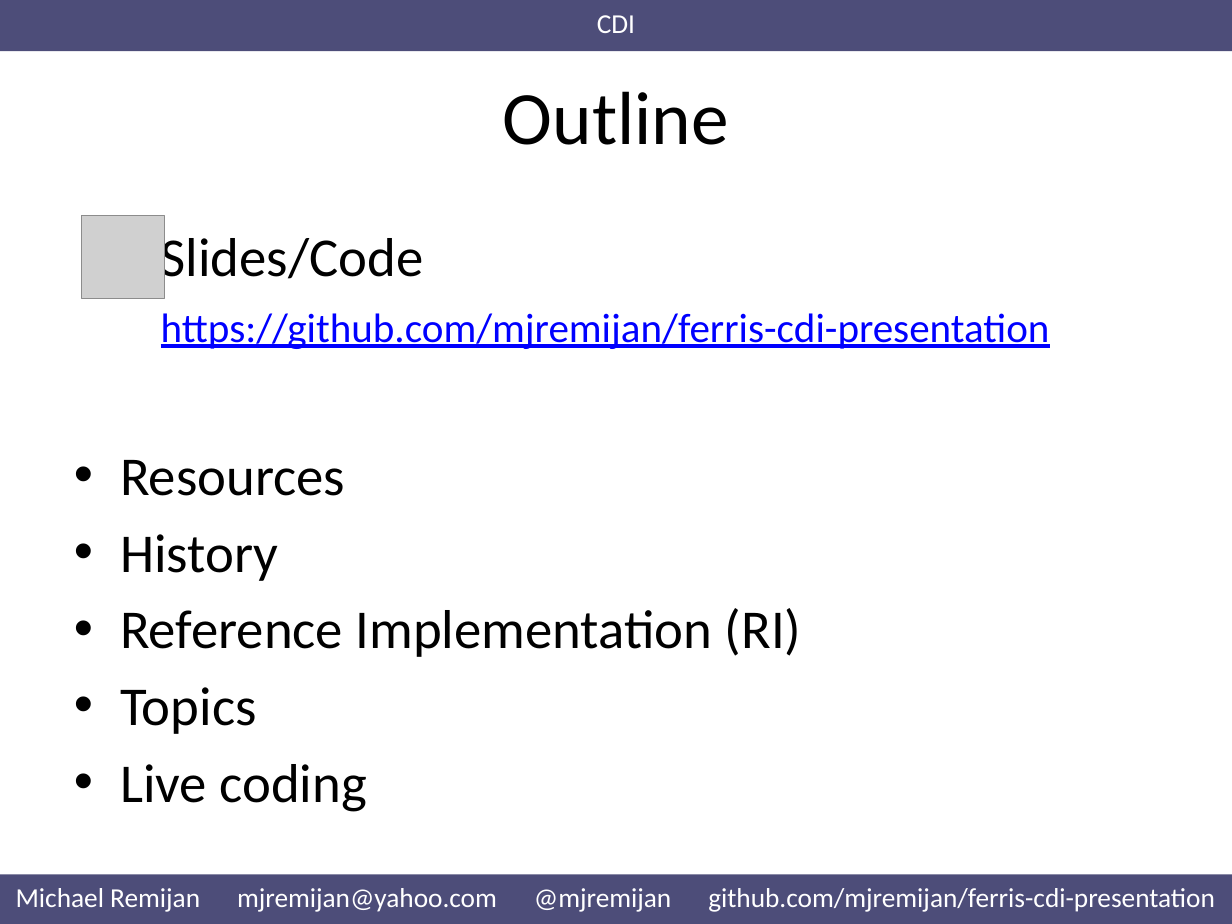
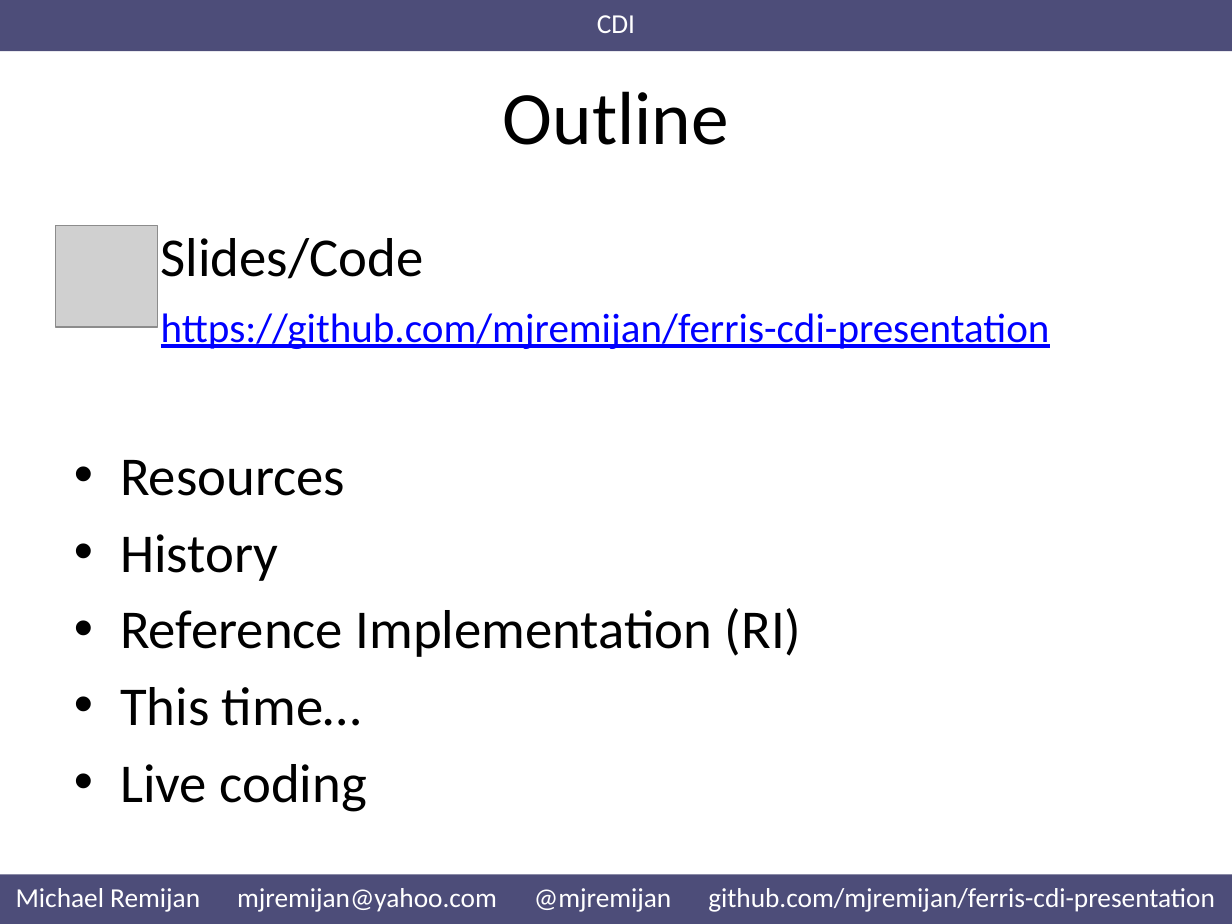
Before and after one commit to mjremijan/ferris-cdi-presentation, a slide deck: slide 4 of Presentation.pptx. Drawn at 1232x924 pixels with LibreOffice and Linux fonts; fonts in the diff are those of the drawing; grey boxes stand for pictures. Boxes give left, top, right and bottom in pixels: in the first picture for what was removed or moved away, otherwise in the second. Text is boxed around its words. In the diff, an @@ line names an element or a change of style, - is before the commit and + after.

Commit message:
Split up resources Think I got all topics to cover listed. Added to list of topics not covered

```diff
--- a/Presentation.pptx
+++ b/Presentation.pptx
@@ picture: place and size @@
-picture at [81, 216, 164, 298]
+picture at [55, 225, 156, 326]
@@ text at [120, 687, 361, 726]: text changed @@
-• Topics
+• This time…
```
Also in this commit, not shown: 4 other slides changed, 2 slides added.
